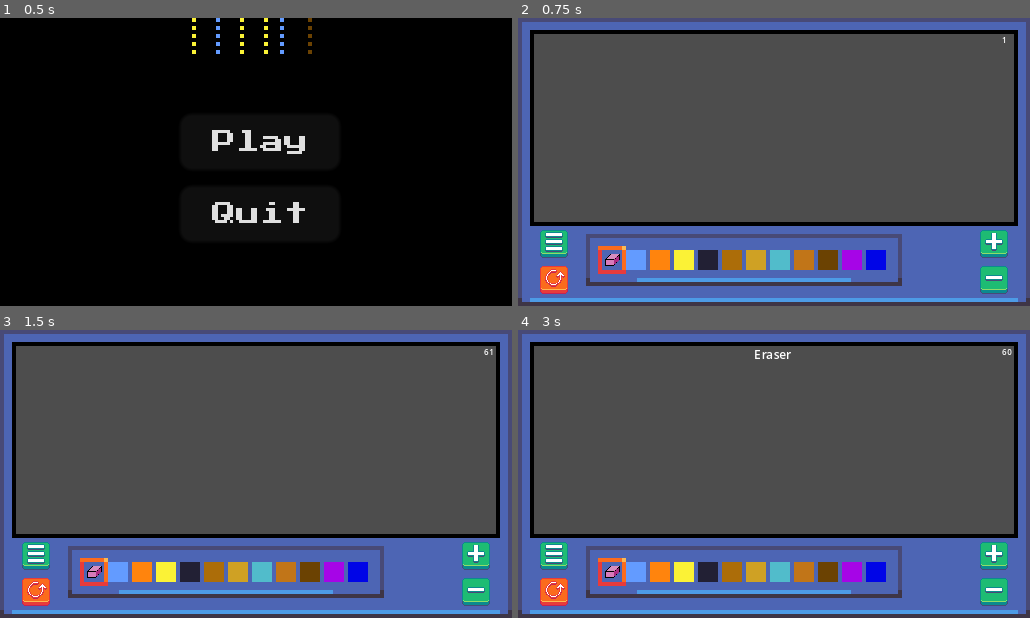
Above: before the commit, frames 1-4 (two rows, left to right).
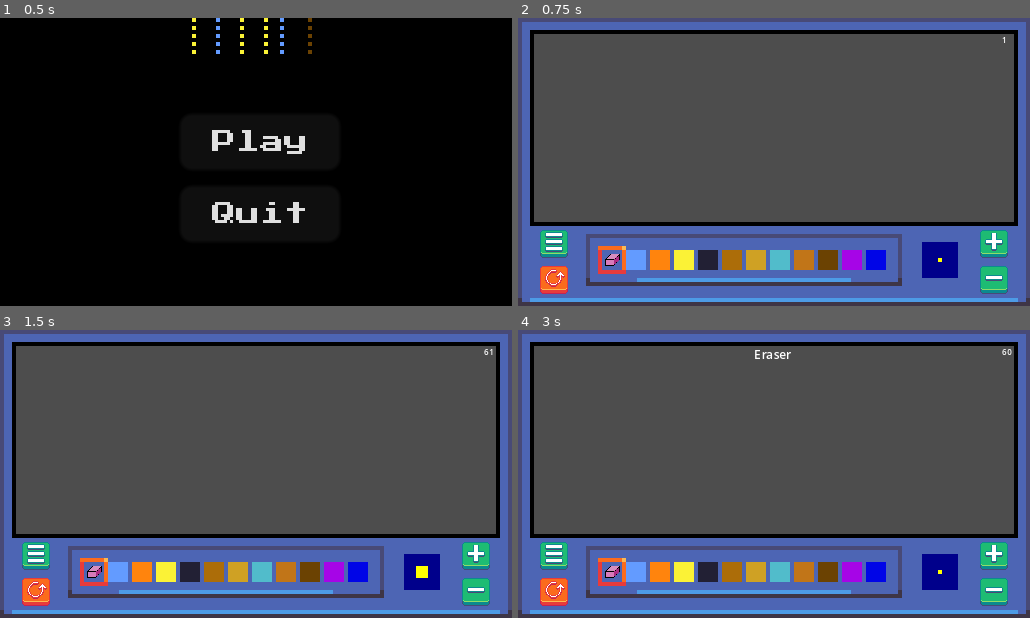
Above: after the commit, the same moments.

Repository: Loethor/pixel_simulation
Game: Godot game, scene res://scenes/title_screen.tscn
Two runs of this game, one before a commit and one after it. Both use one fixed random seed, a clock stepped at 60 frames per second and the inputs below.
Inputs (mouse positions are in pixels of both pictures, inside the frame that each line leads up to):
- Up to frame 1 (0.5 s): no input
- Up to frame 2 (0.75 s): click "Play" at 0.5 s
- Up to frame 3 (1.5 s): click (476, 554) at 1.25 s
- Up to frame 4 (3 s): click (994, 592) at 2 s; click (610, 571) at 2.75 s

Frame 1 is identical in both runs. In frame 2, 0.9% of the frame differs, in the area x 78-86%, y 77-91%; in frame 3, 0.9%; in frame 4, 0.9%.
Error before the commit: Invalid assignment of property or key 'columns' with value of type 'int' on a base object of type 'null instance'. (res://scripts/gui.gd:51)

Commit message:
Fix bug

Diff:
--- a/scenes/gui.tscn
+++ b/scenes/gui.tscn
@@ -88,11 +88,17 @@
 patch_margin_bottom = 3
 
 [node name="BottomPanel" type="TextureRect" parent="."]
-layout_mode = 0
+layout_mode = 1
+anchors_preset = -1
+anchor_top = 0.708
+anchor_right = 1.0
+anchor_bottom = 1.0
 offset_left = 3.0
-offset_top = 52.0
-offset_right = 125.0
-offset_bottom = 69.0
+offset_top = 1.024
+offset_right = -3.0
+offset_bottom = -3.0
+grow_horizontal = 2
+grow_vertical = 0
 mouse_filter = 0
 texture = ExtResource("2_0jeku")
 
--- a/scripts/gui.gd
+++ b/scripts/gui.gd
@@ -6,7 +6,7 @@
 @onready var tooltip_label: Label = $TooltipLabel
 @onready var hot_bar: HotBar = $PanelContainer/MarginContainer/HotBar
 @onready var panel_container: PanelContainer = $PanelContainer
-@onready var brush_size_indicator: GridContainer = $BrushSizeProgress
+@onready var brush_size_indicator: GridContainer = $BrushSizeIndicator
 
 signal hotbal_index_changed(current_material: Elements.ELEMENT)
 
@@ -71,7 +71,7 @@
 		   i >= middle_child - brush_size + 1:
 			brush_size_indicator.get_child(k).color = Color.YELLOW
 
-func _flick_element_name(current_material: Elements.ELEMENT) ->void:
+func _flick_element_name(current_material: Elements.ELEMENT) -> void:
 	tooltip_label.text = Elements.ELEMENT_TO_TEMPLATE[current_material].name
 	tooltip_label.show()
 	await get_tree().create_timer(.4).timeout
--- a/scripts/main.gd
+++ b/scripts/main.gd
@@ -2,8 +2,6 @@
 
 # Tilemap Layer
 const MAIN_LAYER:int = 0
-
-
 
 # Current material selected to place
 var material_in_hand: Elements.ELEMENT = Elements.ELEMENT.AIR
@@ -18,10 +16,6 @@
 func _ready() -> void:
 	state = State.new(simulation_tile_map)
 	gui.hotbal_index_changed.connect(_on_hotbar_index_changed)
-
-
-
-
 
 func _unhandled_input(event: InputEvent) -> void:
 	# placing pixels in a square of brush_size size around mouse position
Binary file changed: assets/gui/buttons/close_button.aseprite
Binary file added: assets/gui/resurrect-32-32x.png
